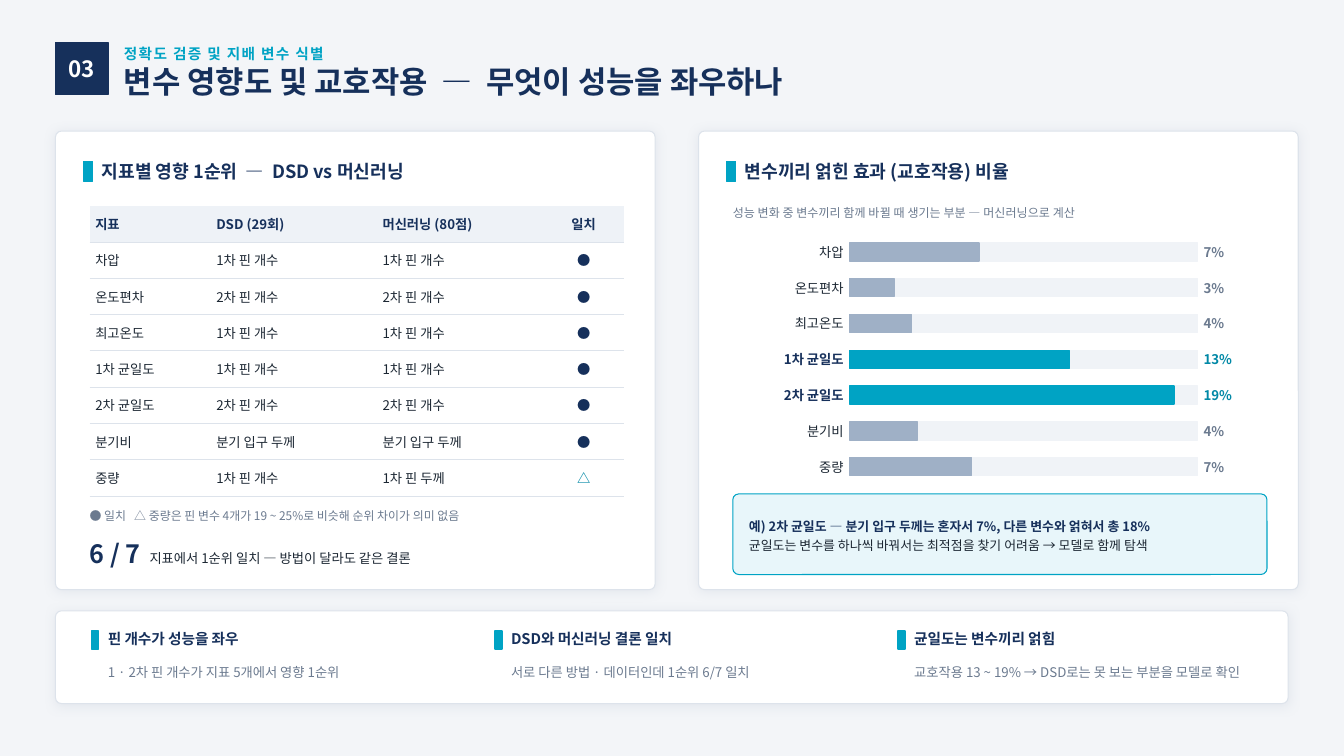
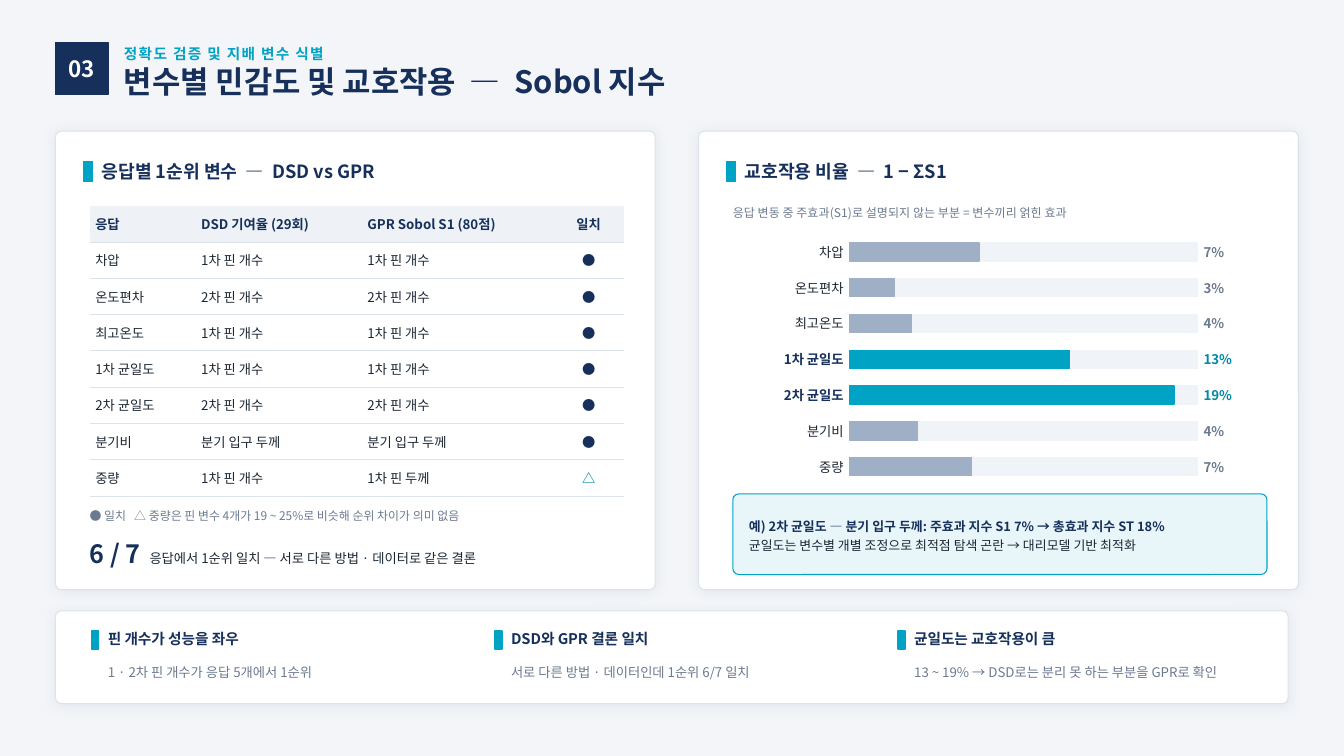
Before and after one commit to yjs9716/dddd, a slide deck: slide 11 of 2개월차_변수선별_및_대리모델구축.pptx. Drawn at 1344x756 pixels with LibreOffice and Linux fonts; fonts in the diff are those of the drawing. Boxes give left, top, right and bottom in pixels: in the first picture for what was removed or moved away, otherwise in the second. Text is boxed around its words. In the diff, an @@ line names an element or a change of style, - is before the commit and + after.

```diff
--- a/2개월차_변수선별_및_대리모델구축.pptx
+++ b/2개월차_변수선별_및_대리모델구축.pptx
@@ text at box(124, 67, 666, 96): text changed @@
-변수 영향도 및 교호작용 — 무엇이 성능을 좌우하나
+변수별 민감도 및 교호작용 — Sobol 지수
@@ text at box(102, 162, 375, 180): text changed @@
-지표별 영향 1순위 — DSD vs 머신러닝
+응답별 1순위 변수 — DSD vs GPR
@@ text at box(745, 162, 946, 180): text changed @@
-변수끼리 얽힌 효과 (교호작용) 비율
+교호작용 비율 — 1 − ΣS1
@@ table at box(90, 206, 624, 488) @@
-row 1: 지표 | DSD (29회) | 머신러닝 (80점) | 일치
+row 1: 응답 | DSD 기여율 (29회) | GPR Sobol S1 (80점) | 일치
@@ text at box(733, 207, 1067, 219): text changed @@
-성능 변화 중 변수끼리 함께 바뀔 때 생기는 부분 — 머신러닝으로 계산
+응답 변동 중 주효과(S1)로 설명되지 않는 부분 = 변수끼리 얽힌 효과
@@ text at box(749, 520, 1165, 551): text changed @@
-예) 2차 균일도 — 분기 입구 두께는 혼자서 7%, 다른 변수와 얽혀서 총 18%
-균일도는 변수를 하나씩 바꿔서는 최적점을 찾기 어려움 → 모델로 함께 탐색
+예) 2차 균일도 — 분기 입구 두께: 주효과 지수 S1 7% → 총효과 지수 ST 18%
+균일도는 변수별 개별 조정으로 최적점 탐색 곤란 → 대리모델 기반 최적화
@@ text at box(90, 544, 476, 564): text changed @@
-6 / 7 지표에서 1순위 일치 — 방법이 달라도 같은 결론
+6 / 7 응답에서 1순위 일치 — 서로 다른 방법 · 데이터로 같은 결론
@@ text at box(511, 631, 649, 646): text changed @@
-DSD와 머신러닝 결론 일치
+DSD와 GPR 결론 일치
@@ text at box(914, 631, 1056, 646): text changed @@
-균일도는 변수끼리 얽힘
+균일도는 교호작용이 큼
@@ text at box(108, 666, 312, 678): text changed @@
-1 · 2차 핀 개수가 지표 5개에서 영향 1순위
+1 · 2차 핀 개수가 응답 5개에서 1순위
@@ text at box(914, 666, 1217, 678): text changed @@
-교호작용 13 ~ 19% → DSD로는 못 보는 부분을 모델로 확인
+13 ~ 19% → DSD로는 분리 못 하는 부분을 GPR로 확인
```
Also in this commit, not shown: 10 other slides changed, 2 other files.
